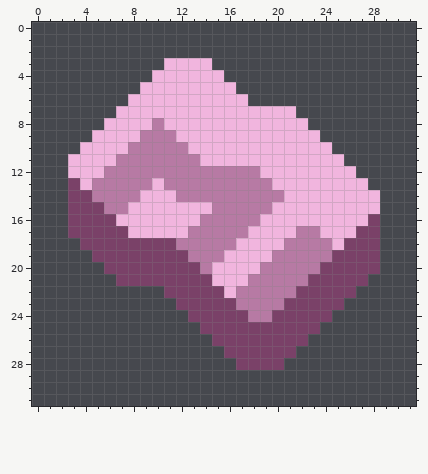
Two states of a pixel-art sprite, sprites/items/manganese.png. The picture above is the old version.
The file is 32x32 pixels.
The result:
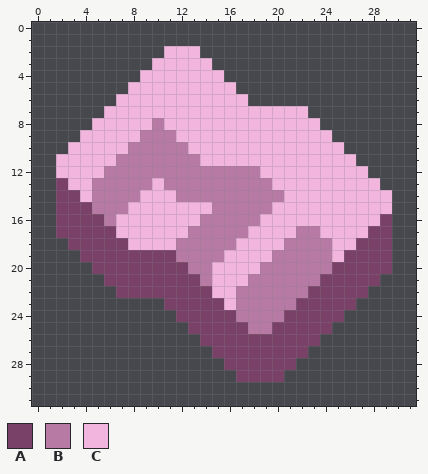
Palette (. is transparent): A #7a4168  B #b77aa4  C #f1b5de
Changes in this commit:
y 2: x 11..13 ... -> CCC
y 3: x 10 . -> C
y 4: x 9 . -> C
y 5: x 8 . -> C
y 6: x 7 . -> C
y 7: x 6 . -> C; x 22 . -> C
y 8: x 5 . -> C; x 23 . -> C
y 9: x 4 . -> C; x 24 . -> C
y 10: x 3 . -> C; x 25 . -> C
y 11: x 2 . -> C; x 26 . -> C
y 12: x 2 . -> C; x 27 . -> C
y 13: x 2..3 .A -> AC; x 28 . -> C
y 14: x 2 . -> A; x 4 A -> C; x 29 . -> C
y 15: x 2 . -> A; x 5 A -> B; x 29 . -> C
y 16: x 2 . -> A; x 6 A -> B; x 28..29 A. -> CA
y 17: x 2 . -> A; x 7 A -> C; x 27 A -> C; x 29 . -> A
y 18: x 3 . -> A; x 8..11 AAAA -> CCCC; x 26 A -> C; x 29 . -> A
y 19: x 4 . -> A; x 12 A -> B; x 25 A -> C; x 29 . -> A
y 20: x 5 . -> A; x 13 A -> B; x 24 A -> B; x 29 . -> A
y 21: x 6 . -> A; x 14 A -> B; x 23 A -> B; x 28 . -> A
y 22: x 7..10 .... -> AAAA; x 15 A -> C; x 22 A -> B; x 27 . -> A
y 23: x 11 . -> A; x 16 A -> C; x 21 A -> B; x 26 . -> A
y 24: x 12 . -> A; x 17 A -> B; x 20 A -> B; x 25 . -> A
y 25: x 13 . -> A; x 18..19 AA -> BB; x 24 . -> A
y 26: x 14 . -> A; x 23 . -> A
y 27: x 15 . -> A; x 22 . -> A
y 28: x 16 . -> A; x 21 . -> A
y 29: x 17..20 .... -> AAAA
